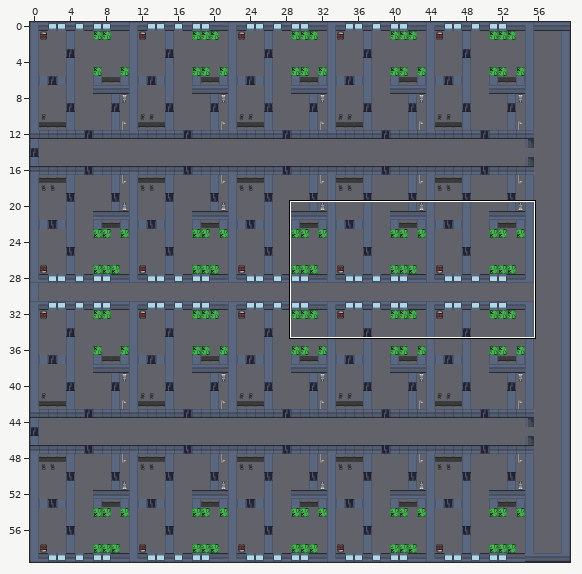
Two states of a Tiled map, NamelessRogue/Content/Buildings/ApartmentBlockFloor.tmx. Above, an overview of the earlier version with the close-up marked.
Close-up. Before:
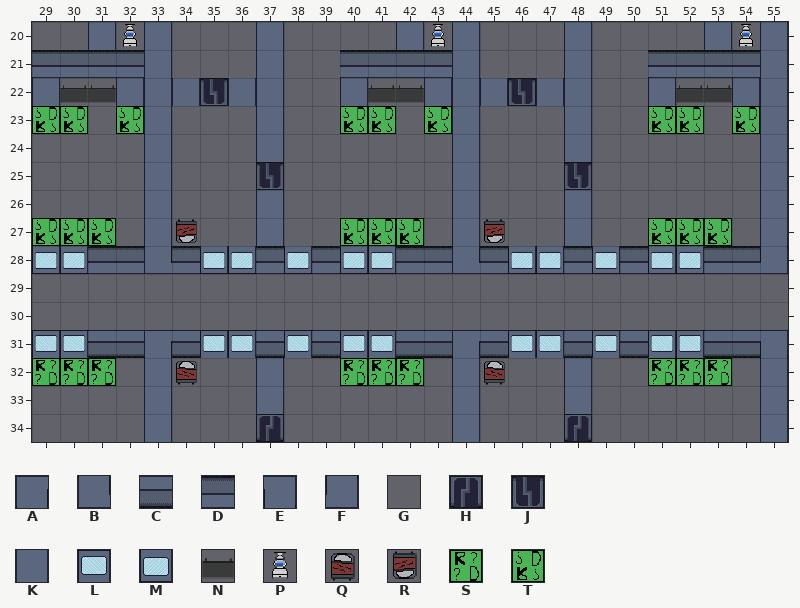
Cells are 32x32 px. Shown: x 29..55, y 20..34. The commit also changed other parts of the map, which this record leaves out.
Key: from "tileset2": A 0, B 0 flipped up-down, C 1, D 1 flipped up-down, E 2, F 2 flipped up-down, G 4, H 5, J 5 flipped up-down, K 10, L 16, M 16 flipped up-down, N 82 flipped up-down, P 83 flipped up-down, Q 90, R 90 flipped up-down, S 95, T 95 flipped up-down.
_ is an empty cell.
Layer "main" before, first column x 29:
20 __KPK___K____KPK___K____KPK
21 DDDDK___K__DDDDK___K__DDDDK
22 KNNKKKJKK__KNNKKKJKK__KNNKK
23 TT_TK___K__TT_TK___K__TT_TK
24 ____K___K______K___K______K
25 ____K___J______K___J______K
26 ____K___K______K___K______K
27 TTT_KR__KGGTTT_KR__KGGTTT_K
28 MMDDBDMMDMDMMDDBDMMDMDMMDDF
29 ___________________________
30 ___________________________
31 LLCCACLLCLCLLCCACLLCLCLLCCE
32 SSS_KQ__KGGSSS_KQ__KGGSSS_K
33 ____K___K______K___K______K
34 ____K___H______K___H______K
The result:
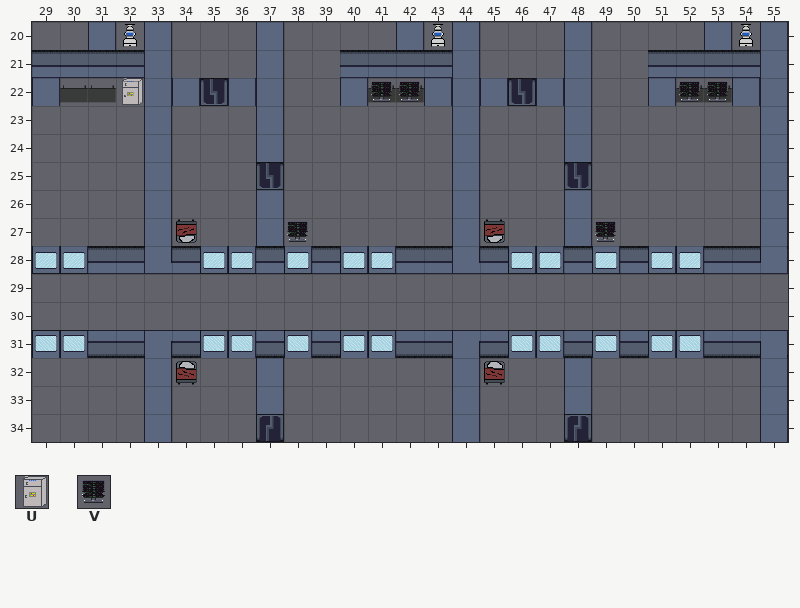
Further tiles: from "tileset2": U 200, V 202.
Tiles of an added or newly shown layer are drawn over the layers below it.
See-through tiles are keyed as they look on the map.
Edits made:
Layer "main":
Tile U replaces tile K in row 22 at x 32.
Tile S is gone in row 32 at x 29 to 31, 40 to 42 and 51 to 53.
Tile T is gone in row 23 at x 29 to 30, 32, 40 to 41, 43, 51 to 52 and 54; in row 27 at x 29 to 31, 40 to 42 and 51 to 53.
Layer "animated" (added):
Tile V is added in row 22 at x 41 to 42 and 52 to 53; in row 27 at x 38 and 49.
